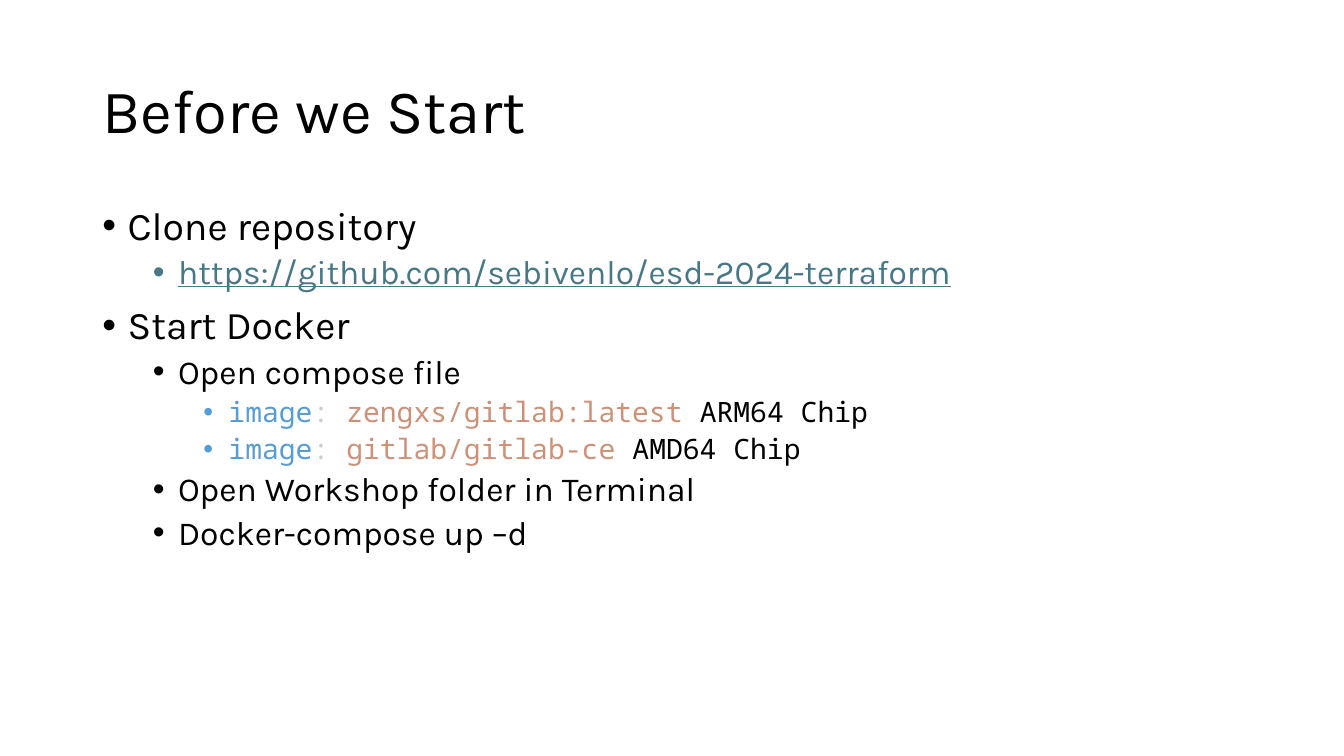
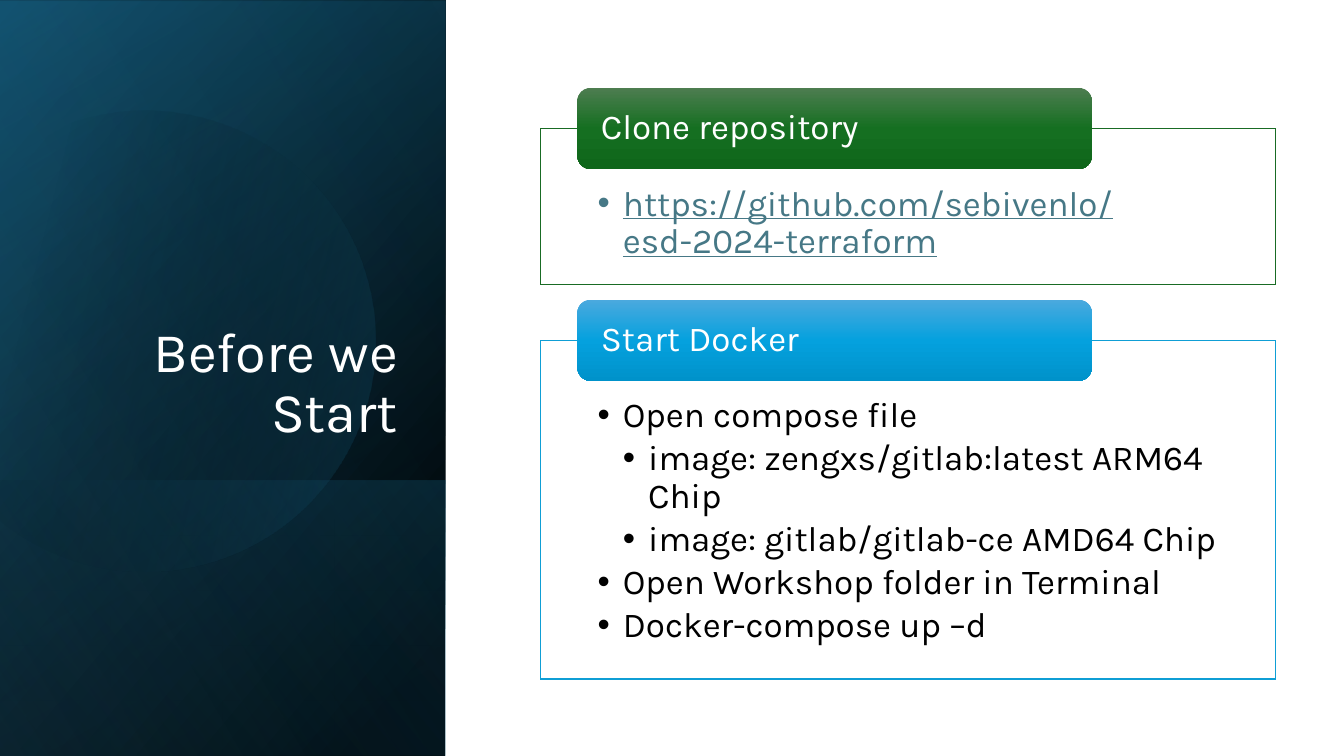
Before and after one commit to sebivenlo/esd-2024-terraform, a slide deck: slide 2 of Presentation/Terraform.pptx. Drawn at 1344x756 pixels with LibreOffice and Linux fonts; fonts in the diff are those of the drawing. Boxes give left, top, right and bottom in pixels: in the first picture for what was removed or moved away, otherwise in the second. Text is boxed around its words. In the diff, an @@ line names an element or a change of style, - is before the commit and + after.

```diff
--- a/Presentation/Terraform.pptx
+++ b/Presentation/Terraform.pptx
@@ rectangle added at bbox=[0, 0, 446, 756], fill gradient #000000 to #104862 @@
@@ rectangle added at bbox=[0, 1, 446, 756], fill gradient #000000 to #156082 @@
@@ rectangle added at bbox=[0, 0, 446, 756], fill gradient #000000 to #46B1E1 @@
@@ freeform shape added at bbox=[0, 56, 431, 618], fill gradient #000000 to #156082 @@
@@ title "Before we Start": place and size @@
-title "Before we Start" at bbox=[102, 90, 526, 134]
+title "Before we Start" at bbox=[153, 333, 398, 433]
@@ title "Before we Start" at bbox=[153, 333, 398, 433]: size 44 to 40 pt, text colour #000000 to #FFFFFF; alignment left to right; vertical alignment middle to bottom @@
@@ text at bbox=[128, 213, 950, 340]: paragraphs removed @@
-• Clone repository
-  • https://github.com/sebivenlo/esd-2024-terraform
-• Start Docker
@@ group added at bbox=[540, 88, 1275, 680]: 3 texts, 2 rectangles, 2 rounded rectangles @@
+  • https://github.com/sebivenlo/esd-2024-terraform
+Clone repository
+Start Docker
@@ text "Open compose file": place and size @@
-text "Open compose file" at bbox=[128, 213, 950, 553]
+text "Open compose file" at bbox=[623, 403, 1216, 646]
@@ text "Open compose file" at bbox=[623, 403, 1216, 646]: size 24 to 25 pt in "Open compose file", "Open Workshop folder in Terminal", "Docker-compose up –d"; size 20 to 25 pt, font Noto Sans Mono to Karla in "image: zengxs/gitlab:latest ARM64 Chip", "image: gitlab/gitlab-ce AMD64 Chip"; text colour #569CD6 to #000000, text colour #CCCCCC to #000000 in "image:", "image:"; text colour #CE9178 to #000000 in "zengxs/gitlab:latest", "gitlab/gitlab-ce"; indent changed; less space between paragraphs @@
@@ rectangle added at bbox=[0, 480, 446, 756], fill gradient #156082 to #000000 @@
```
Also in this commit, not shown: 17 other slides changed, 2 slides added, 2 slides removed.
